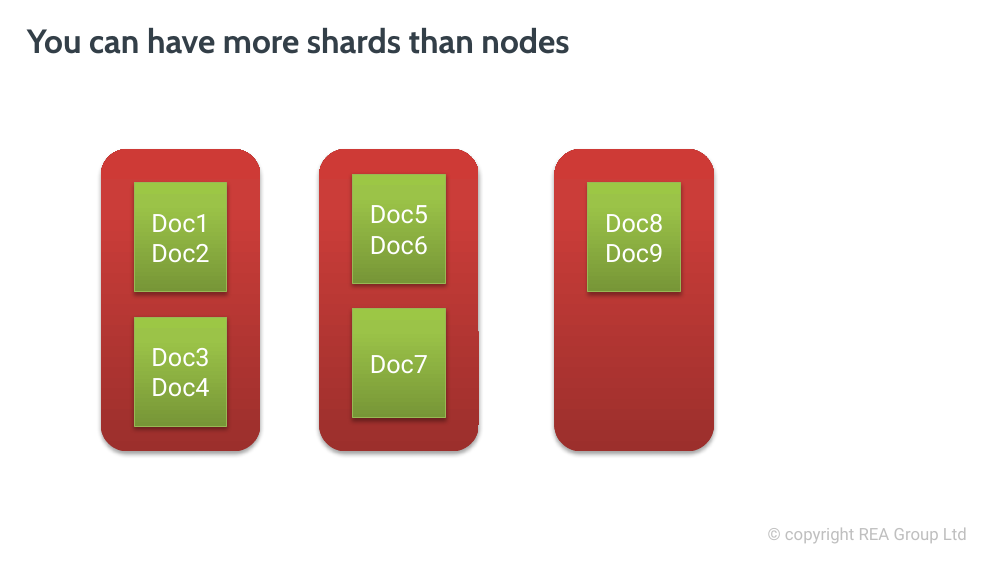
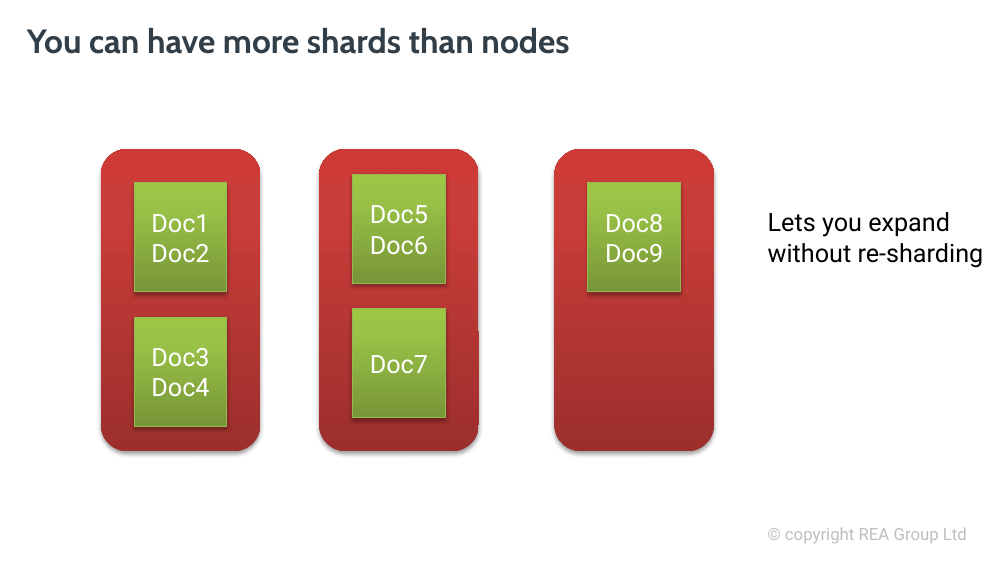
Before and after one commit to davidbkemp/advanced-elasticsearch-training, a slide deck: slide 5 of ElasticsearchOps.pptx (slide 4 before the commit). Drawn at 1008x567 pixels with LibreOffice and Linux fonts; fonts in the diff are those of the drawing; background and template pictures are left out. Boxes give left, top, right and bottom in pixels: in the first picture for what was removed or moved away, otherwise in the second. Text is boxed around its words. In the diff, an @@ line names an element or a change of style, - is before the commit and + after.

Commit message:
Remove stuff about self-hosting
We have mostly moved away from managing Elasticsearch ourselves.

```diff
--- a/ElasticsearchOps.pptx
+++ b/ElasticsearchOps.pptx
@@ text added at [768, 212, 984, 268], 18 pt, text #000000 @@
+Lets you expand
+without re-sharding
```
Also in this commit, not shown: 2 other slides changed, 2 slides added, 3 slides removed, 1 other file.
